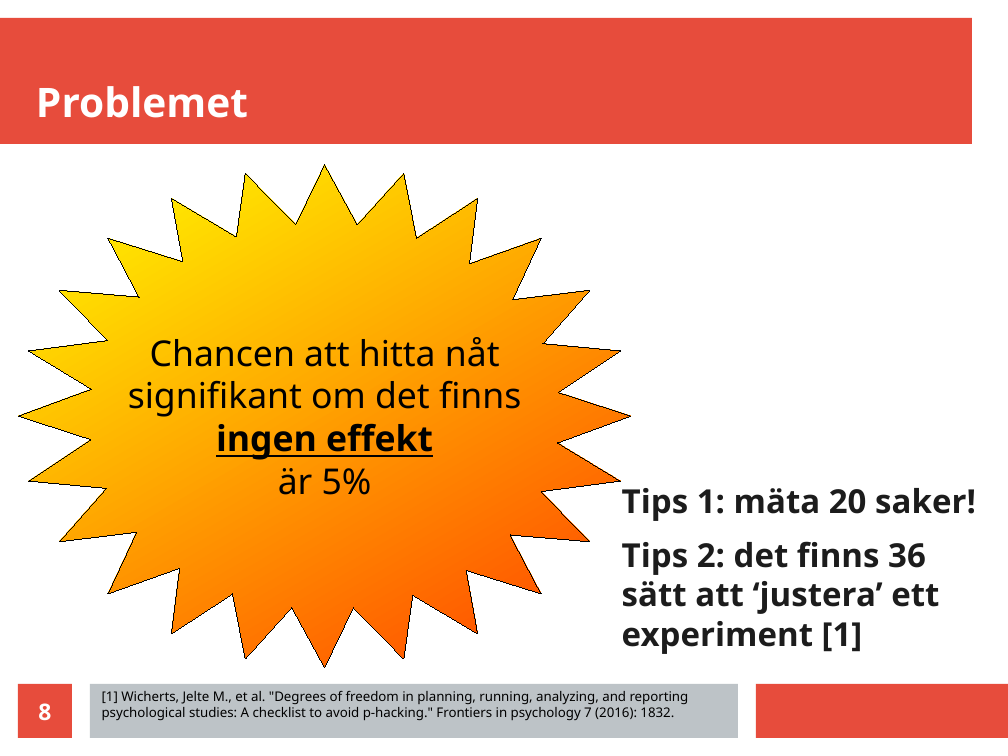
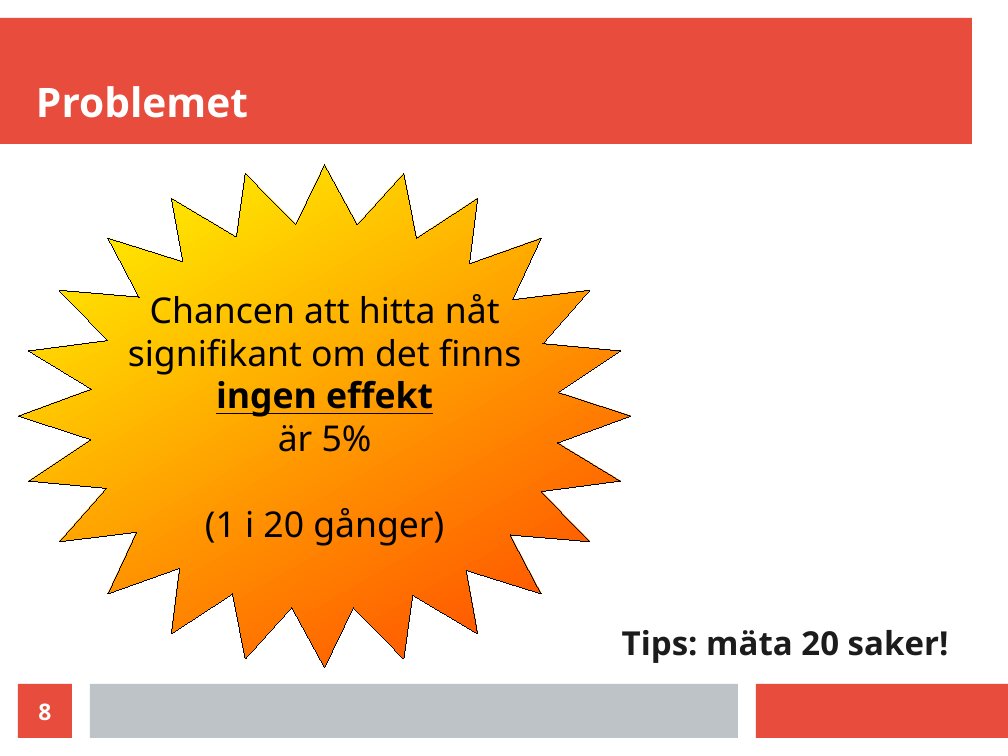
Before and after one commit to richelbilderbeek/science_fika_open_science_20250316, a slide deck: slide 8 of science_fika_talk_20250316.odp. Drawn at 1008x756 pixels with LibreOffice and Linux fonts; fonts in the diff are those of the drawing. Boxes give left, top, right and bottom in pixels: in the first picture for what was removed or moved away, otherwise in the second. Text is boxed around its words. In the diff, an @@ line names an element or a change of style, - is before the commit and + after.

Commit message:
Update

```diff
--- a/science_fika_talk_20250316.odp
+++ b/science_fika_talk_20250316.odp
@@ text in freeform shape at (205,508,444,546): paragraph added @@
+(1 i 20 gånger)
@@ text at (622,630,949,663): text changed @@
-Tips 1: mäta 20 saker!
-Tips 2: det finns 36 sätt att ‘justera’ ett experiment [1]
+Tips: mäta 20 saker!
@@ text removed at (102,691,689,721) @@
-[1] Wicherts, Jelte M., et al. "Degrees of freedom in planning, running, analyzing, and reporting psychological studies: A checklist to avoid p-hacking." Frontiers in psychology 7 (2016): 1832.
```
Also in this commit, not shown: 1 other slide changed.
